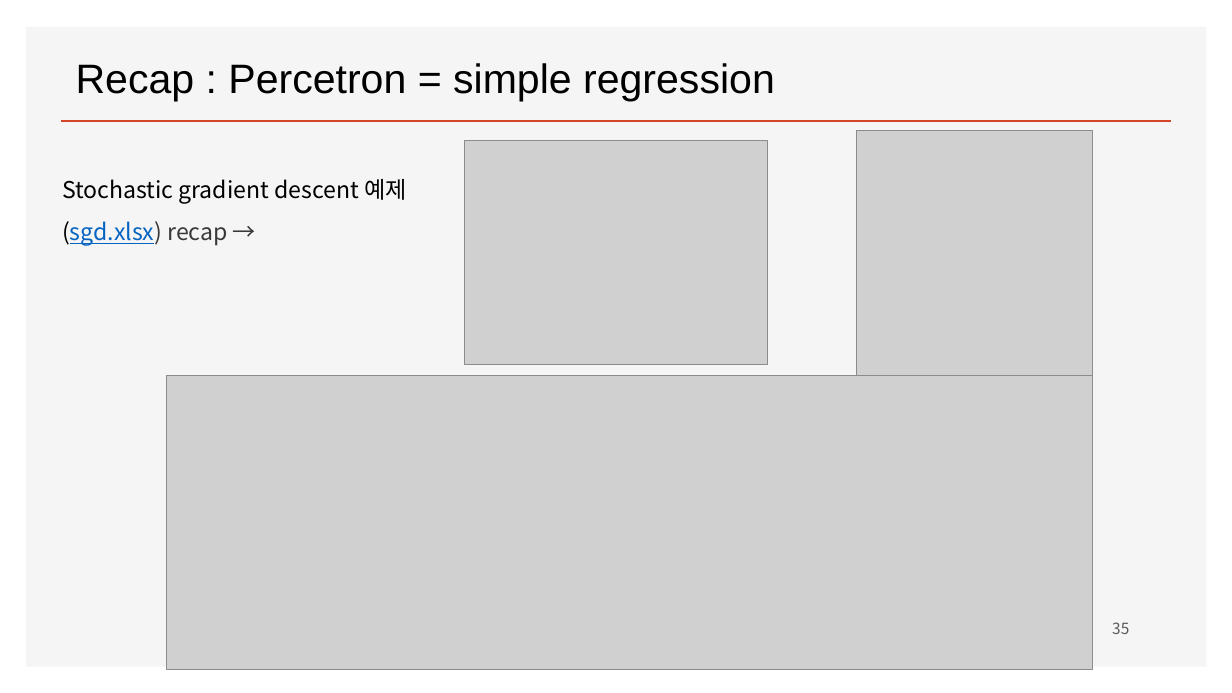
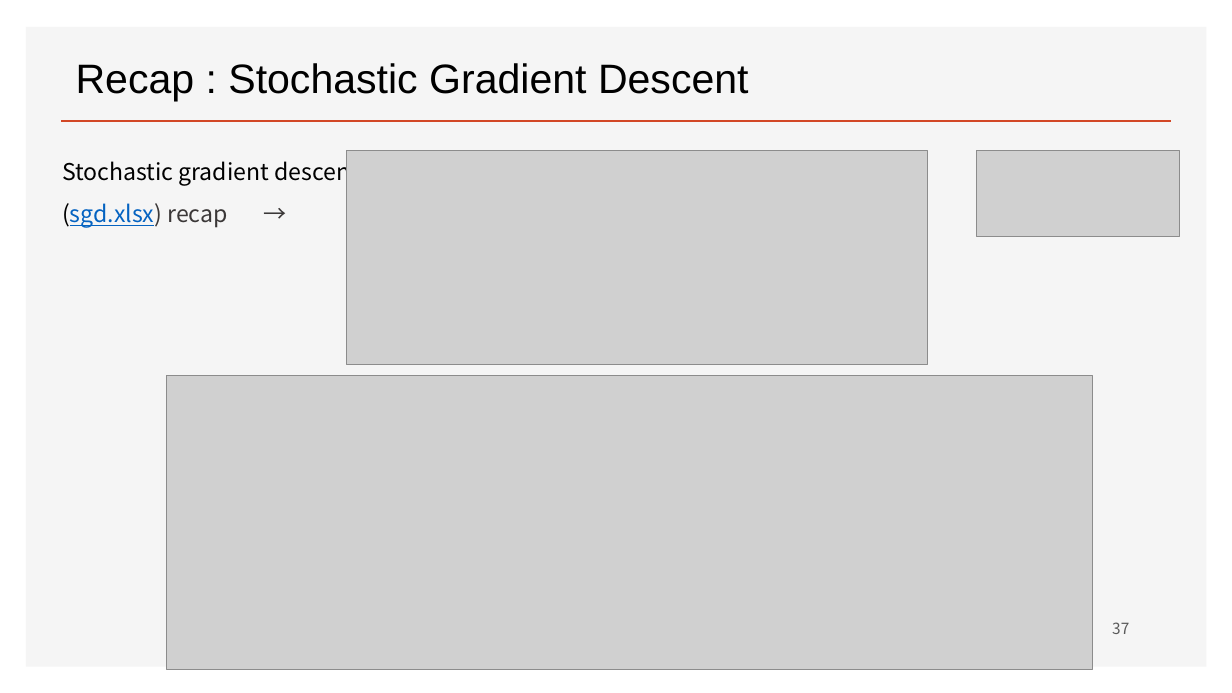
Before and after one commit to ancestor9/mathematics-for-machine-learning, a slide deck: slide 37 of Linear_Algebra/w4_Perceptron_Regression.pptx (slide 35 before the commit). Drawn at 1232x693 pixels with LibreOffice and Linux fonts; fonts in the diff are those of the drawing; grey boxes stand for pictures; background and template pictures are left out. Boxes give left, top, right and bottom in pixels: in the first picture for what was removed or moved away, otherwise in the second. Text is boxed around its words. In the diff, an @@ line names an element or a change of style, - is before the commit and + after.

```diff
--- a/Linear_Algebra/w4_Perceptron_Regression.pptx
+++ b/Linear_Algebra/w4_Perceptron_Regression.pptx
@@ text at (x1=76, y1=63, x2=749, y2=101): text changed @@
-Recap : Percetron = simple regression
+Recap : Stochastic Gradient Descent
@@ text "Stochastic gradient descent 예제(sgd.xlsx) recap ..." rewrapped from (x1=62, y1=179, x2=407, y2=246) to (x1=62, y1=157, x2=359, y2=227) @@
@@ picture removed at (x1=857, y1=130, x2=1093, y2=382) @@
@@ picture resized from (x1=465, y1=140, x2=767, y2=364) to (x1=347, y1=151, x2=927, y2=365) @@
@@ picture added at (x1=977, y1=151, x2=1179, y2=237) @@
@@ page number at (x1=1112, y1=622, x2=1129, y2=634): text changed @@
-35
+37
```
Also in this commit, not shown: 3 other slides changed, 1 slide added, 1 slide removed.
